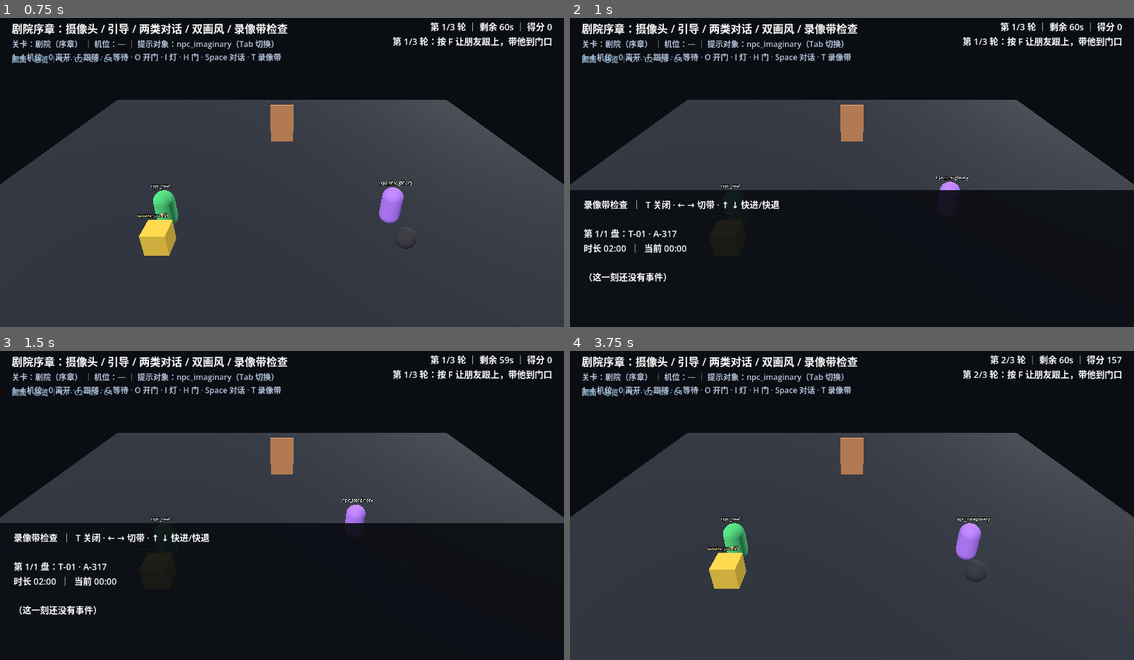
Above: before the commit, frames 1-4 (two rows, left to right).
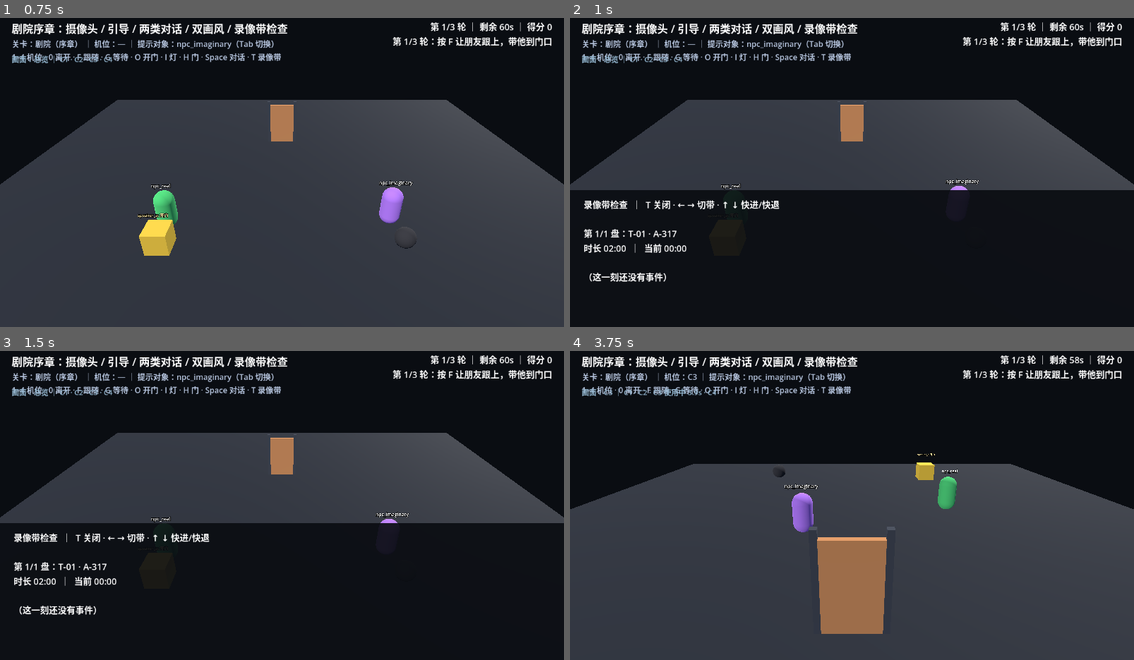
Above: after the commit, the same moments.

Repository: RequieMa/dual-faced-world
Game: Godot game, scene res://scenes/main.tscn
The game is run twice, just before and just after one commit, with the same random seed, the same clock (stepped at 60 frames per second) and the same inputs.
Inputs (mouse positions are in pixels of both pictures, inside the frame that each line leads up to):
- Up to frame 1 (0.75 s): tap Enter at 0.5 s; move the mouse to (406, 153) at 0.52 s; hold D from 0.53 s (still down); tap O (game_hint_open) at 0.6 s; click (406, 153) at 0.67 s
- Up to frame 2 (1 s): keep holding D; tap T (game_tape) at 0.8 s
- Up to frame 3 (1.5 s): release D at 1.25 s; drag from (169, 517) to (253, 564) at 1.27 s
- Up to frame 4 (3.75 s): move the mouse to (908, 431) at 2.02 s; hold D 2.03-2.75 s; tap 1 (game_camera_1) at 2.1 s; tap T (game_tape) at 2.3 s; drag from (823, 564) to (682, 452) at 2.77 s; move the mouse to (1021, 548) at 3.52 s; hold A from 3.53 s (still down); tap 3 (game_camera_3) at 3.6 s

Frame 1 is identical in both runs. In frame 2, 0.2% of the frame differs, in the area x 64-73%, y 50-56%; in frame 3, 0.3%; in frame 4, 15%, in the area x 0-100%, y 1-92%.

Commit message:
fix: 收口 demo 开门、重开与录像带面板语义
- O 提示接线到 door_a，NPC 走完路线会真的开门
- 每轮重开用初始快照复位门；烧毁仍在同一次运行内保留
- 通关后 R 重玩视为新开一局：分数/烧毁/当前画面一起重置
- 录像带面板打开时暂停世界计时与机位停留；lost/won HUD 不再显示剩余秒数
- 新增 tests/test_demo_loop_semantics.gd（19 条断言，先红后绿）

Diff:
--- a/scripts/camera/camera_session.gd
+++ b/scripts/camera/camera_session.gd
@@ -118,6 +118,16 @@
 		else:
 			_cooldowns[raw_id] = remain
 			cooldown_changed.emit(camera_id, remain)
+
+
+## 清空运行时状态（配置保留）。用于“新开一局 demo”重玩；
+## 循环重开（restart_round）不要调用，M16 要求同一次运行内烧毁不恢复。
+func reset() -> void:
+	_current = ""
+	_remain = 0.0
+	_cooldowns.clear()
+	_burned.clear()
+	_overload_count = 0
 
 
 ## 运行时状态快照（W0 §1 契约字段 + Issue #11 要求的 overload_count）。
--- a/scripts/game_root.gd
+++ b/scripts/game_root.gd
@@ -101,6 +101,7 @@
 var _doors: Dictionary = {}
 var _initial_npc_states: Dictionary = {}
 var _initial_light_states: Dictionary = {}
+var _initial_door_states: Dictionary = {}
 
 var _round_active: bool = false
 
@@ -256,6 +257,7 @@
 		_fail("GameRoot: 场景缺少 %s 节点，引导目标未注册" % WORLD_NODE)
 		return
 	_scan_world(world)
+	_wire_npc_doors()
 
 
 ## 按鸭子类型扫描：get_target_id() 的节点注册到 GuideBus；
@@ -280,6 +282,18 @@
 		_scan_world(child)
 
 
+## O 提示的 OPEN_DOOR 状态需要 NPC 知道要开哪扇门；门在 NPC 之后才扫描到，
+## 所以统一在 World 扫描完成后接线。没有门时保持现状（NPC 只走完路线）。
+func _wire_npc_doors() -> void:
+	var door = _doors.get("door_a")
+	if door == null or not is_instance_valid(door):
+		return
+	for target_id in _npcs:
+		var npc = _npcs[target_id]
+		if is_instance_valid(npc) and npc.has_method("set_door_target"):
+			npc.set_door_target(door)
+
+
 ## 把 NPC 的网格挂到 StyleController 消费的组（real / imaginary）。
 ## 网格是 GuideableNpc 在 _ready 里代码生成的，场景文件无法直接打组；
 ## 这里在 World 绑定阶段补齐，否则 W4 的 apply_style 只会翻开关、套不到任何节点。
@@ -299,13 +313,16 @@
 
 
 func _capture_world_initial_state() -> void:
-	# 只记逻辑状态（NPC 的 to_dict / 灯的开关）；门没有 close()，见文件头。
+	# 记逻辑状态：NPC 的 to_dict / 灯的开关 / 门的开合；门用 from_dict 复位。
 	for target_id in _npcs:
 		if is_instance_valid(_npcs[target_id]):
 			_initial_npc_states[target_id] = _npcs[target_id].to_dict()
 	for target_id in _lights:
 		if is_instance_valid(_lights[target_id]):
 			_initial_light_states[target_id] = bool(_lights[target_id].is_on())
+	for target_id in _doors:
+		if is_instance_valid(_doors[target_id]):
+			_initial_door_states[target_id] = bool(_doors[target_id].is_open())
 
 
 # --- 关卡数据 -------------------------------------------------------------------
@@ -675,6 +692,13 @@
 func start_demo() -> void:
 	if not _npcs.has(DEMO_TARGET_NPC):
 		_fail("demo 目标 NPC %s 不存在" % DEMO_TARGET_NPC)
+	if _tape_open:
+		_close_tape()
+	# R 通关重玩 = 新开一局：分数、轮次、烧毁机位、当前画面一起清空。
+	# 同一局内的 restart_round 仍保留烧毁（M16），两者语义不同。
+	if is_instance_valid(_camera_session):
+		_camera_session.reset()
+		_set_camera_view("")
 	_demo_round = 1
 	_demo_score = 0
 	_demo_phase = "playing"
@@ -814,8 +838,12 @@
 func _refresh_demo_hud() -> void:
 	if _demo_label == null:
 		return
-	_demo_label.text = "第 %d/%d 轮 ｜ 剩余 %ds ｜ 得分 %d\n%s" % [
-		_demo_round, DEMO_ROUNDS, int(ceil(_demo_time_left)), _demo_score, _demo_message]
+	if _demo_phase == "playing":
+		_demo_label.text = "第 %d/%d 轮 ｜ 剩余 %ds ｜ 得分 %d\n%s" % [
+			_demo_round, DEMO_ROUNDS, int(ceil(_demo_time_left)), _demo_score, _demo_message]
+	else:
+		_demo_label.text = "第 %d/%d 轮 ｜ 得分 %d\n%s" % [
+			_demo_round, DEMO_ROUNDS, _demo_score, _demo_message]
 
 
 # --- HUD -----------------------------------------------------------------------
@@ -879,6 +907,9 @@
 func tick(delta: float) -> void:
 	if delta <= 0.0 or not is_finite(delta):
 		return
+	# 录像带检查面板是暂停界面：打开时世界时间、机位停留、敌人巡逻全部冻结。
+	if _tape_open:
+		return
 	if is_instance_valid(_camera_session):
 		_camera_session.tick(delta)
 	for target_id in _npcs:
@@ -1016,6 +1047,10 @@
 		var light = _lights[target_id]
 		if is_instance_valid(light) and _initial_light_states.has(target_id):
 			light.set_on(bool(_initial_light_states[target_id]))
+	for target_id in _doors:
+		var door = _doors[target_id]
+		if is_instance_valid(door) and _initial_door_states.has(target_id):
+			door.from_dict({"open": bool(_initial_door_states[target_id])})
 	_refresh_hud()
 
 
--- /dev/null
+++ b/tests/test_demo_loop_semantics.gd
@@ -0,0 +1,122 @@
+extends SceneTree
+## PR2 验收：O 提示必须真的开门；门/烧毁在“重开一轮”与“重玩整局”的语义分离；
+## 录像带面板暂停计时；lost HUD 不再显示剩余秒数。
+## 运行：godot --headless --path . --script tests/test_demo_loop_semantics.gd
+
+const SCENE_PATH := "res://scenes/game_root.tscn"
+const EXPECTED_CHECKS := 19
+
+var _failures: Array[String] = []
+var _checks: int = 0
+var _started := false
+var _game_root: Node = null
+
+
+func _initialize() -> void:
+	_check("存在 scenes/game_root.tscn", ResourceLoader.exists(SCENE_PATH))
+
+
+func _process(_delta: float) -> bool:
+	if _started:
+		return false
+	_started = true
+	_run_tests()
+	return false
+
+
+func _run_tests() -> void:
+	var packed := ResourceLoader.load(SCENE_PATH) as PackedScene
+	_game_root = packed.instantiate()
+	_game_root.auto_tick = false
+	root.add_child(_game_root)
+
+	# 1) O 提示接线：不启动 demo，避免一轮完成后的 reset 把门又关上。
+	_check("默认提示目标是 npc_imaginary",
+		String(_game_root.get_level_state().get("hint_target", "")) == "npc_imaginary",
+		str(_game_root.get_level_state()))
+	_check("O 提示被接受", _game_root.handle_action("game_hint_open"))
+	_game_root.tick(4.0)
+	var door = _game_root.find_child("Door", true, false)
+	_check("O 提示走完路线后门真的打开", door != null and bool(door.is_open()),
+		"" if door == null else str(door.get_state()))
+
+	# 2) 重开一轮要关门；烧毁则保留（M16 的“同一次运行内不回滚”）。
+	_check("restart_round 成功", _game_root.restart_round(0.0))
+	_check("重开一轮后门回到初始关闭", door != null and not bool(door.is_open()),
+		"" if door == null else str(door.get_state()))
+
+	# 3) start_demo 是“新开一局”：烧毁和当前画面一起清空，分数归零。
+	_game_root.start_demo()
+	_game_root.switch_camera("C1")
+	_game_root.tick(8.0)
+	_check("C1 已烧毁", _game_root.get_camera_session().is_burned("C1"))
+	_game_root.start_demo()
+	var camera_state: Dictionary = _game_root.get_camera_session().get_state()
+	_check("start_demo 清空烧毁机位", not _game_root.get_camera_session().is_burned("C1"),
+		str(camera_state))
+	_check("start_demo 清空当前画面",
+		String(_game_root.get_camera_view_state().get("view", "")) == "",
+		str(_game_root.get_camera_view_state()))
+	_check("start_demo 分数归零", int(_game_root.get_demo_state()["score"]) == 0,
+		str(_game_root.get_demo_state()))
+	_check("start_demo 回到第 1 轮",
+		String(_game_root.get_demo_state()["phase"]) == "playing"
+		and int(_game_root.get_demo_state()["round"]) == 1,
+		str(_game_root.get_demo_state()))
+
+	# 4) 录像带面板打开时暂停世界计时（含机位停留），关闭后继续。
+	_game_root.switch_camera("C2")
+	_check("打开录像带面板", _game_root.handle_action("game_tape"))
+	var time_before := float(_game_root.get_demo_state()["time_left"])
+	_game_root.tick(10.0)
+	_check("面板打开时 demo 计时暂停",
+		is_equal_approx(float(_game_root.get_demo_state()["time_left"]), time_before),
+		"%s -> %s" % [time_before, _game_root.get_demo_state()])
+	_check("面板打开时机位停留也暂停",
+		not _game_root.get_camera_session().is_burned("C2"),
+		str(_game_root.get_camera_session().get_state()))
+	_check("关闭录像带面板", _game_root.handle_action("game_tape"))
+	_game_root.tick(1.0)
+	_check("关闭面板后计时继续",
+		float(_game_root.get_demo_state()["time_left"]) < time_before,
+		str(_game_root.get_demo_state()))
+
+	# 5) 失败 HUD 用最终态格式，不再显示“剩余 Ns”。
+	_game_root.tick(61.0)
+	_check("超时进入 lost", String(_game_root.get_demo_state()["phase"]) == "lost",
+		str(_game_root.get_demo_state()))
+	var hud := _game_root.get_node_or_null("DemoHud")
+	var label := hud.get_child(0) as Label if hud != null and hud.get_child_count() > 0 else null
+	_check("lost HUD 不显示剩余秒数", label != null and not label.text.contains("剩余"),
+		"" if label == null else label.text)
+	_check("lost HUD 显示失败文案", label != null and label.text.contains("失败"),
+		"" if label == null else label.text)
+
+	_game_root.free()
+	_report()
+
+
+func _check(label: String, condition: bool, detail: String = "") -> void:
+	_checks += 1
+	if condition:
+		print("PASS  ", label)
+	else:
+		var message := label
+		if not detail.is_empty():
+			message += "  [" + detail + "]"
+		_failures.append(message)
+		printerr("FAIL  ", message)
+
+
+func _report() -> void:
+	if _failures.is_empty() and _checks != EXPECTED_CHECKS:
+		_failures.append("断言数守卫：期望 %d，实际 %d" % [EXPECTED_CHECKS, _checks])
+	print("----")
+	if _failures.is_empty():
+		print("DEMO_LOOP_SEMANTICS_TEST_PASS (%d checks)" % _checks)
+		quit(0)
+	else:
+		printerr("DEMO_LOOP_SEMANTICS_TEST_FAIL (%d/%d failed)" % [_failures.size(), _checks])
+		for failure in _failures:
+			printerr("  - ", failure)
+		quit(1)
Not shown, changed: docs/MECHANICS_GAMEPLAY.md
